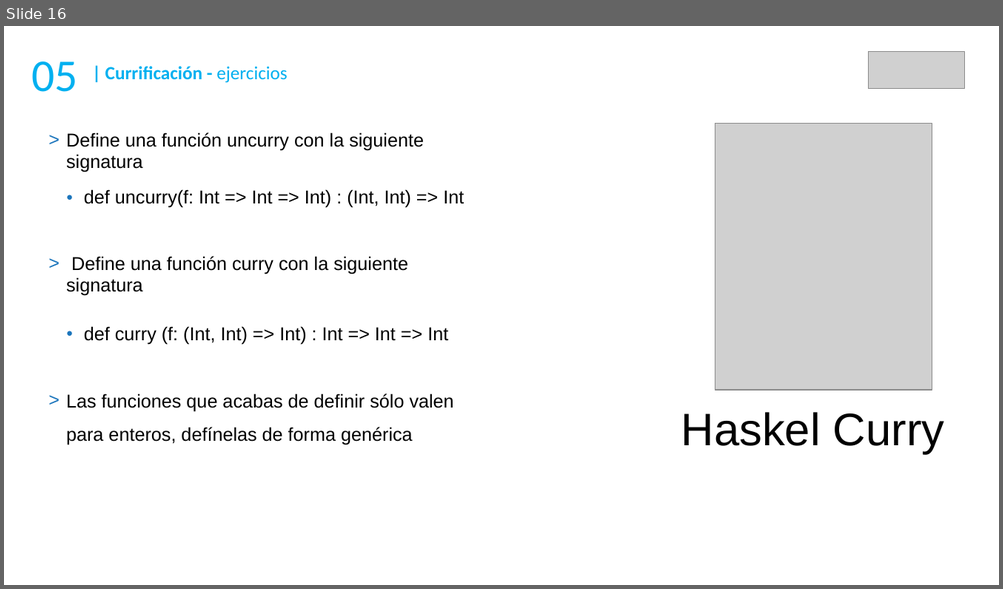
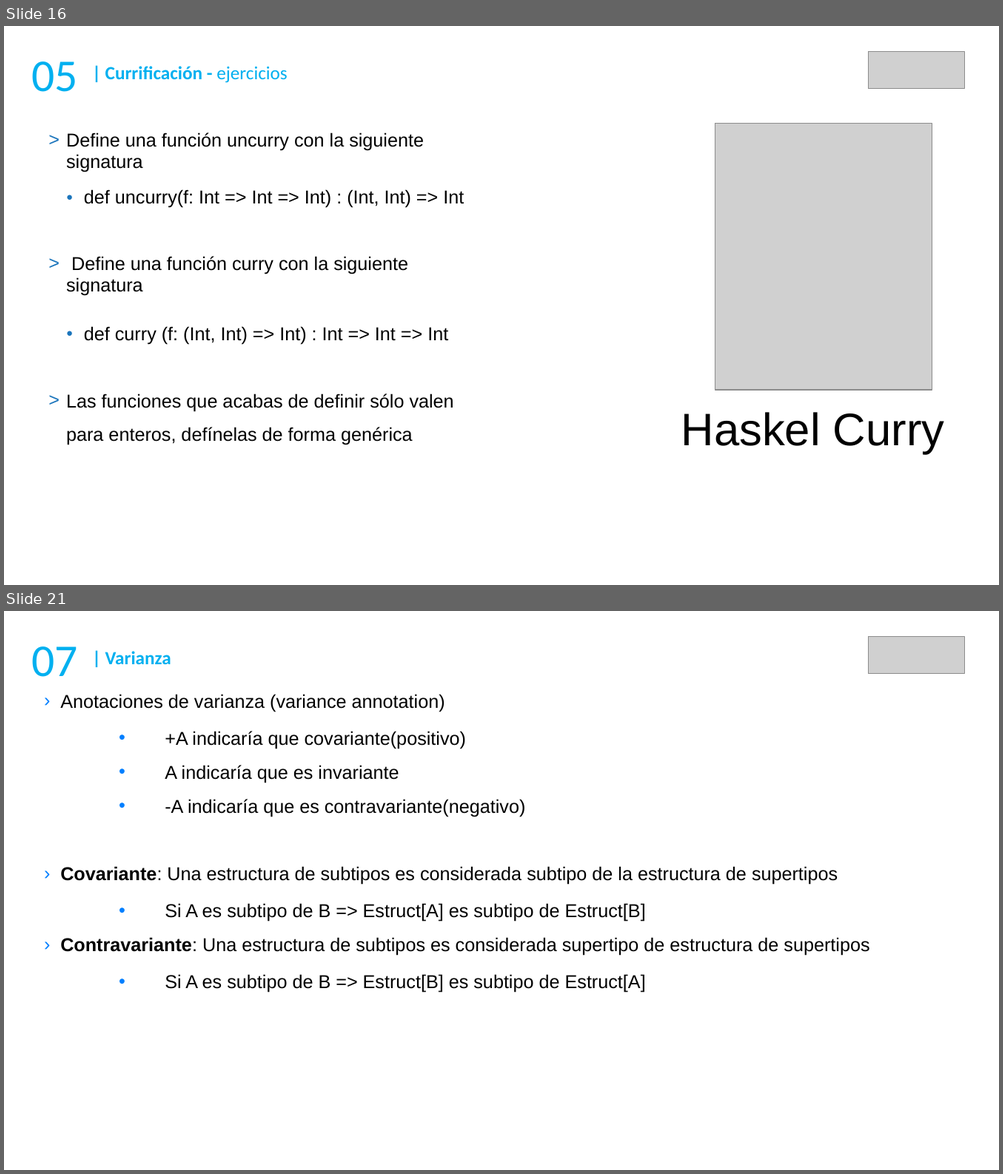
Before and after one commit to DaniGCaff/cursoScalaMay18, a slide deck: guiones/dia2.odp. Shown one above the other, each under a label of ours: slide 16 before the commit, slides 16 and 21 after it; the slides between them are not shown. The pictures are 1003x589 and 1003x1174 pixels, drawn with LibreOffice and Linux fonts; fonts in the diff are those of the drawing; grey boxes stand for pictures. Boxes give left, top, right and bottom in pixels: in the first picture for what was removed or moved away, otherwise in the second. Text is boxed around its words. In the diff, an @@ line names an element or a change of style, - is before the commit and + after.

```diff
--- a/guiones/dia2.odp
+++ b/guiones/dia2.odp
@@ slide 21 added at <box>4,611,999,1170</box>, background #FFFFFF @@
@@ text added at <box>32,647,78,677</box>, 44 pt, text #00B0F0 @@
+07
@@ text added at <box>105,651,171,664</box>, 18 pt, text #00B0F0, bold @@
+| Varianza
@@ picture added at <box>868,636,965,674</box> @@
@@ text added at <box>60,694,869,993</box>, 18 pt, text #000000 @@
+› Anotaciones de varianza (variance annotation)
+  • +A indicaría que covariante(positivo)
+  • A indicaría que es invariante
+  • -A indicaría que es contravariante(negativo)
+› Covariante: Una estructura de subtipos es considerada subtipo de la estructura de supertipos
+  • Si A es subtipo de B => Estruct[A] es subtipo de Estruct[B]
+› Contravariante: Una estructura de subtipos es considerada supertipo de estructura de supertipos
+  • Si A es subtipo de B => Estruct[B] es subtipo de Estruct[A]
```
Also in this commit, not shown: 4 slides changed, 3 other slides added, 8 other files.
